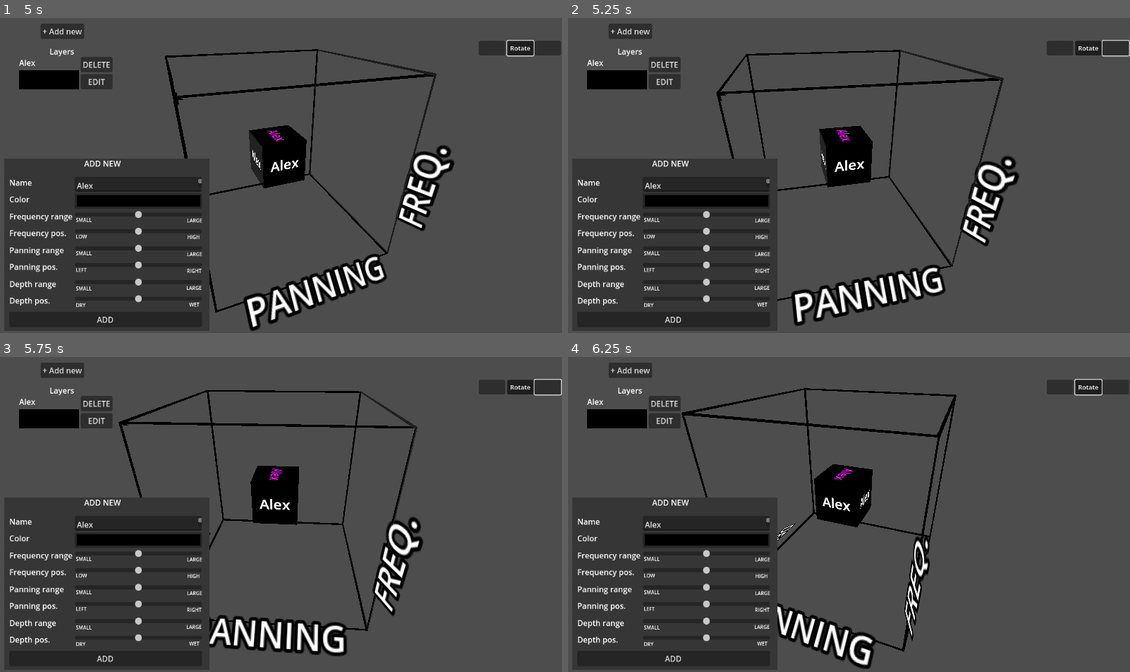
Above: before the commit, frames 1-4 (two rows, left to right).
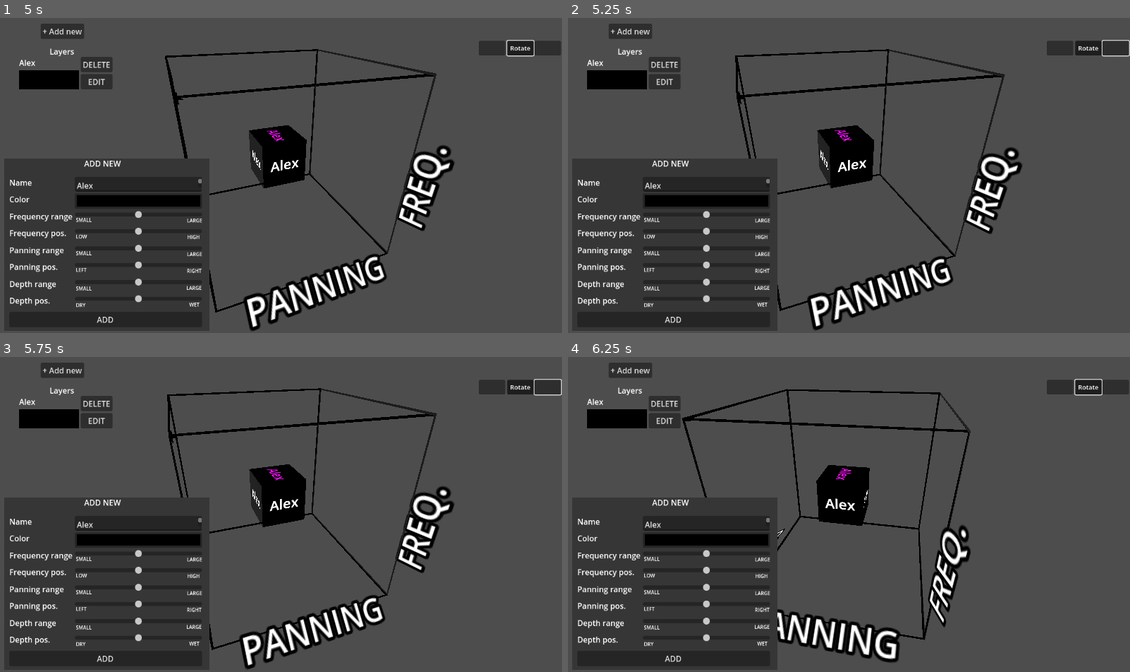
Above: after the commit, the same moments.

Repository: Maxi0272/DDU-eksamen
Game: Godot game, scene res://main.tscn
Same seed, same stepped clock (60 frames per second), same inputs: the game is played once before the commit and once after it.
Inputs (mouse positions are in pixels of both pictures, inside the frame that each line leads up to):
- Up to frame 1 (5 s): click "+ Add new" at 0.5 s; click (140, 184) at 1.27 s; type "Alex" at 1.35 s; click "+ Add new" at 2 s; click "ADD" at 2.75 s; click "EDIT" at 3.5 s; click "Rotate" at 4.25 s
- Up to frame 2 (5.25 s): hold Right (ui_right) from 5.03 s (still down)
- Up to frame 3 (5.75 s): keep holding Right (ui_right)
- Up to frame 4 (6.25 s): release Right (ui_right) at 5.78 s; hold Left (ui_left) from 5.78 s (still down)

Frame 1 is identical in both runs. In frame 2, 6.1% of the frame differs, in the area x 26-81%, y 9-100%; in frame 3, 8.4%, in the area x 21-81%, y 9-100%; in frame 4, 6.5%.

Commit message:
Bug fixes and rotate with arrowkey
Fixed some bugs with a signal that didnt exist and changed variable names from max and min since they are the same as built in functions. Also added the ability to rotate with arrowkeys

Diff:
--- a/Program/Camera_point.gd
+++ b/Program/Camera_point.gd
@@ -1,13 +1,16 @@
 extends Node3D
 var toggleL = false
 var toggleR = false
-# Called when the node enters the scene tree for the first time.
-func _ready():
-	pass # Replace wi
 
+func _process(_delta):
+	if Input.is_action_pressed("ui_left"):
+		rotate_y(0.01)
+#Toggle for rotate LEFT with arrowkey
 
-# Called every frame. 'delta' is the elapsed time since the previous frame.
-func _process(_delta):
+	if Input.is_action_pressed("ui_right"):
+		rotate_y(-0.01)
+#Toggle for rotate RIGHT with arrowkey
+
 	if toggleL:
 		rotate_y(0.01)
 	if toggleR:
--- a/Program/Inner_box_template.gd
+++ b/Program/Inner_box_template.gd
@@ -9,7 +9,7 @@
 	size_flags_vertical = SIZE_EXPAND
 # 	Tænder for "Expand" på Hbox fordi dette ikke kan gøres i scenen da den ikke er barn af en control node
 
-func _process(delta):
+func _process(_delta):
 	label.text = Manager.test[box_id]["name"]
 	color_rect.color = Manager.test[box_id]["color"]
 
--- a/Program/new_box.tscn
+++ b/Program/new_box.tscn
@@ -311,7 +311,6 @@
 [connection signal="text_changed" from="VBoxContainer/Name_field/Name_edit" to="." method="_on_name_edit_text_changed"]
 [connection signal="color_changed" from="VBoxContainer/Color_field/Color_button" to="." method="_on_color_button_color_changed"]
 [connection signal="value_changed" from="VBoxContainer/Freq_field_low/freq_slider_range" to="." method="_on_freq_slider_low_value_changed"]
-[connection signal="value_changed" from="VBoxContainer/Freq_field_low/freq_slider_range" to="VBoxContainer/Freq_field_pos/freq_slider_pos" method="_on_freq_slider_range_value_changed"]
 [connection signal="value_changed" from="VBoxContainer/Freq_field_pos/freq_slider_pos" to="." method="_on_freq_slider_high_value_changed"]
 [connection signal="value_changed" from="VBoxContainer/pan_field_size/pan_slider_size" to="." method="_on_pan_slider_size_value_changed"]
 [connection signal="value_changed" from="VBoxContainer/pan_field_pos/pan_slider_pos" to="." method="_on_pan_slider_left_value_changed"]
--- a/Program/standard_box.gd
+++ b/Program/standard_box.gd
@@ -8,8 +8,8 @@
 @onready var top = $inner_box/Top
 
 
-var max = 0
-var min = 0
+var max_box = 0
+var min_box = 0
 
 
 func _ready():
@@ -20,17 +20,17 @@
 
 
 func clamping():
-	max = 100 - inner_box.size.y / 2
-	min = 0 + inner_box.size.y / 2
-	inner_box.position.y = clamp(inner_box.position.y,min,max)
+	max_box = 100 - inner_box.size.y / 2
+	min_box = 0 + inner_box.size.y / 2
+	inner_box.position.y = clamp(inner_box.position.y,min_box,max_box)
 
-	max = 100 - inner_box.size.x / 2
-	min = 0 + inner_box.size.x / 2
-	inner_box.position.x = clamp(inner_box.position.x,min,max)
+	max_box = 100 - inner_box.size.x / 2
+	min_box = 0 + inner_box.size.x / 2
+	inner_box.position.x = clamp(inner_box.position.x,min_box,max_box)
 
-	max = 100 - inner_box.size.z / 2
-	min = 0 + inner_box.size.z / 2
-	inner_box.position.z = clamp(inner_box.position.z,min,max)
+	max_box = 100 - inner_box.size.z / 2
+	min_box = 0 + inner_box.size.z / 2
+	inner_box.position.z = clamp(inner_box.position.z,min_box,max_box)
 
 
 
